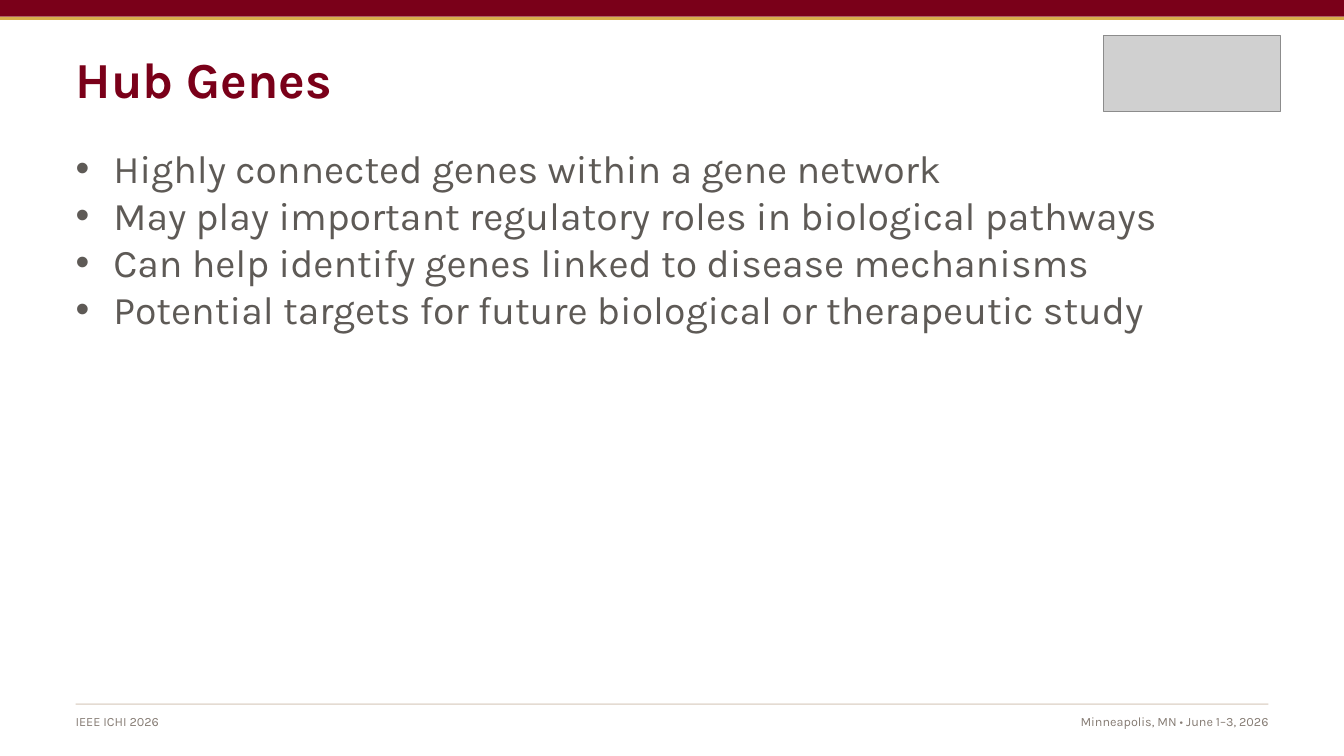
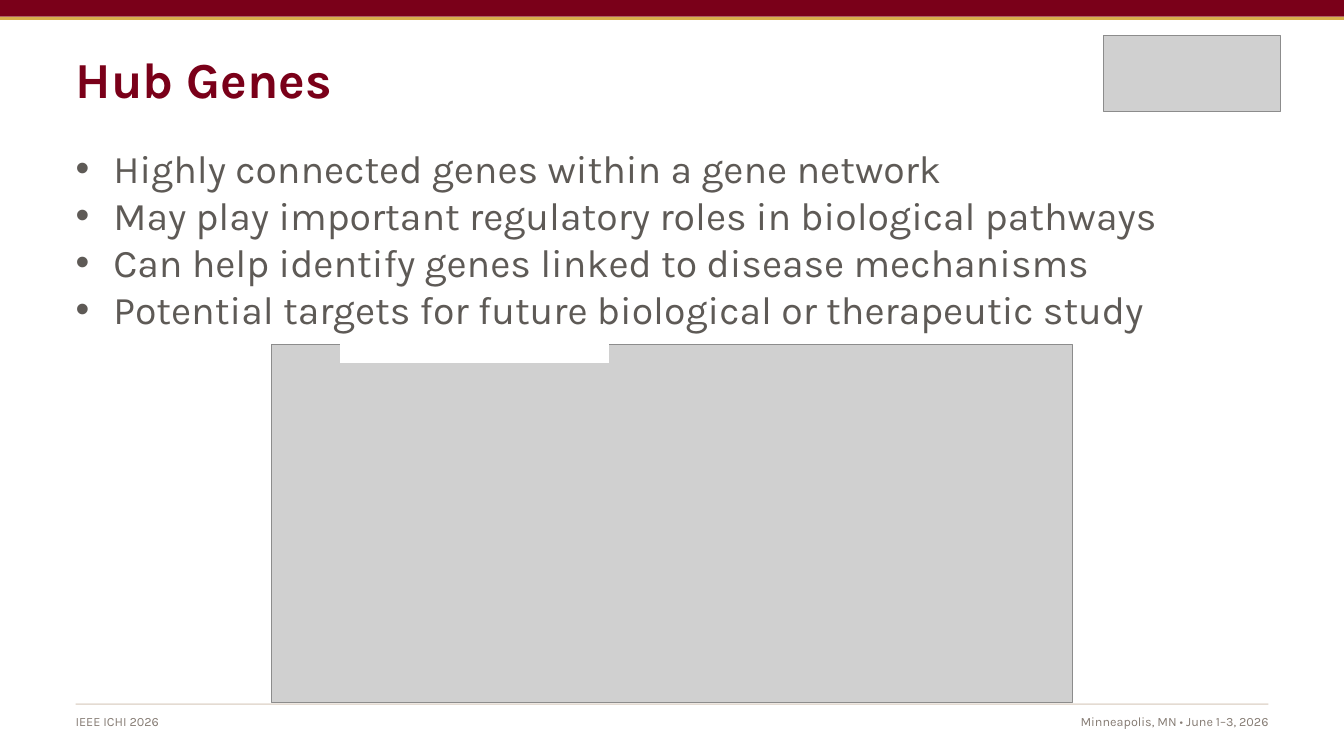
Before and after one commit to Brayan695/RNAseq-AMD, a slide deck: slide 10 of 22_152_Gutierrez.pptx. Drawn at 1344x756 pixels with LibreOffice and Linux fonts; fonts in the diff are those of the drawing; grey boxes stand for pictures. Boxes give left, top, right and bottom in pixels: in the first picture for what was removed or moved away, otherwise in the second. Text is boxed around its words. In the diff, an @@ line names an element or a change of style, - is before the commit and + after.

```diff
--- a/22_152_Gutierrez.pptx
+++ b/22_152_Gutierrez.pptx
@@ picture added at box(271, 345, 1073, 703) @@
@@ rectangle added at box(341, 335, 608, 362), fill #FFFFFF, outline #FFFFFF 1.5 pt @@
```
Also in this commit, not shown: 4 other slides changed, 18 other files.
